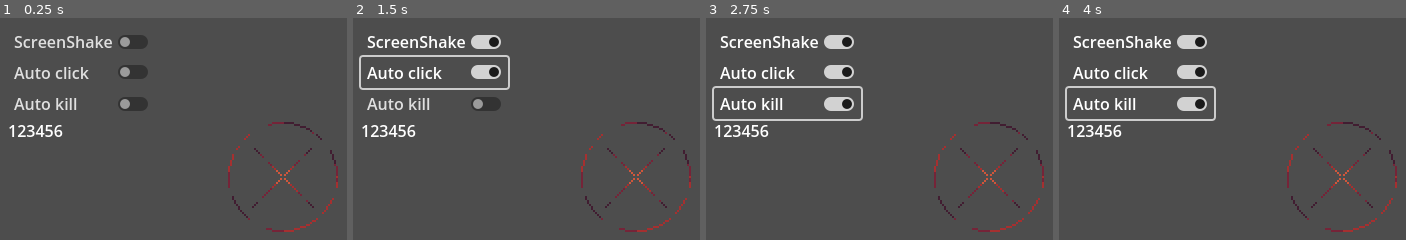
Above: before the commit, frames 1-4 (left to right).
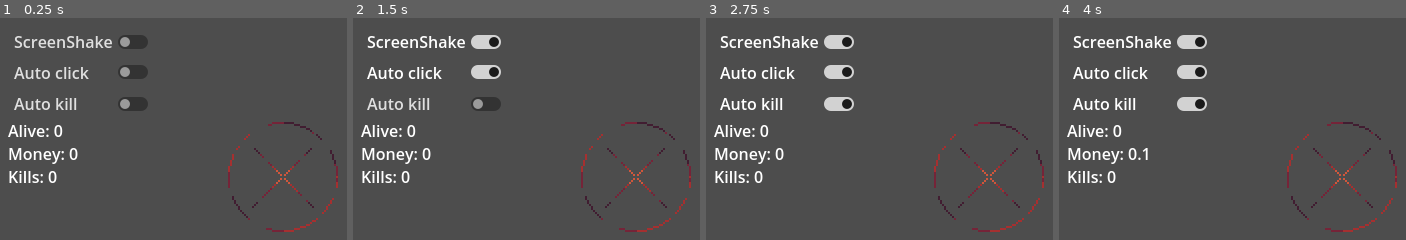
Above: after the commit, the same moments.

Repository: Jin9310/LudumDare55
Game: Godot game, scene res://NewGame/new_game.tscn
Two runs of this game, one before a commit and one after it. Both use one fixed random seed, a clock stepped at 60 frames per second and the inputs below.
Inputs (mouse positions are in pixels of both pictures, inside the frame that each line leads up to):
- Up to frame 1 (0.25 s): no input
- Up to frame 2 (1.5 s): click "ScreenShake" at 0.5 s; click "Auto click" at 1.25 s
- Up to frame 3 (2.75 s): click "Auto kill" at 2 s
- Up to frame 4 (4 s): tap Enter (ui_accept) at 2.75, 3.5 s; drag from (1343, 175) to (1399, 104) at 2.77 s; drag from (1229, 191) to (1343, 175) at 3.52 s

The runs differ from the first frame. In frame 1, 1.4% of the frame differs, in the area x 2-23%, y 48-75%; in frame 2, 2.4%; in frame 3, 2.4%; in frame 4, 2.4%, in the area x 1-46%, y 30-75%.

Commit message:
more preps for upgrade system and UI handling

Diff:
--- a/GameScene/ui.tscn
+++ /dev/null
@@ -1,37 +0,0 @@
-[gd_scene load_steps=2 format=3 uid="uid://jhew6nxpoj08"]
-
-[sub_resource type="LabelSettings" id="LabelSettings_slldo"]
-font_color = Color(0, 0, 0, 1)
-
-[node name="UI" type="Control"]
-layout_mode = 3
-anchors_preset = 15
-anchor_right = 1.0
-anchor_bottom = 1.0
-grow_horizontal = 2
-grow_vertical = 2
-
-[node name="Label" type="Label" parent="."]
-layout_mode = 1
-anchors_preset = 8
-anchor_left = 0.5
-anchor_top = 0.5
-anchor_right = 0.5
-anchor_bottom = 0.5
-offset_left = -20.0
-offset_top = -11.5
-offset_right = 20.0
-offset_bottom = 11.5
-grow_horizontal = 2
-grow_vertical = 2
-text = "Prepare for fight"
-label_settings = SubResource("LabelSettings_slldo")
-
-[node name="ColorRect" type="ColorRect" parent="."]
-z_index = -1
-layout_mode = 1
-anchors_preset = 15
-anchor_right = 1.0
-anchor_bottom = 1.0
-grow_horizontal = 2
-grow_vertical = 2
--- /dev/null
+++ b/HUD/hud.gd
@@ -0,0 +1,27 @@
+extends CanvasLayer
+
+@onready var gm: Node = get_node("/root/GameManager")
+
+##HUD to hold the prices??
+var auto_click_price: float = 20.0
+var auto_kill_price: float = 30.0
+
+
+func _process(delta):
+	%alive.text = "Alive: " + str(gm.current_minion_count)
+	%deaths.text = "Kills: " + str(gm.kills)
+	%money.text = "Money: " + str(gm.usable_money)
+
+func _on_screen_shake_pressed():
+	gm.screen_shake = !gm.screen_shake
+
+
+func _on_auto_click_pressed():
+	if gm.usable_money >= auto_click_price:
+		gm.auto_click = !gm.auto_click
+		gm.usable_money -= auto_click_price
+
+func _on_auto_kill_pressed():
+	if gm.usable_money >= auto_kill_price:
+		gm.auto_kill_acolytes = !gm.auto_kill_acolytes
+		gm.usable_money -= auto_kill_price
--- a/HUD/hud.tscn
+++ b/HUD/hud.tscn
@@ -1,6 +1,15 @@
-[gd_scene format=3 uid="uid://cbocvie8xbvkp"]
+[gd_scene load_steps=5 format=3 uid="uid://cbocvie8xbvkp"]
+
+[ext_resource type="Script" path="res://HUD/hud.gd" id="1_q15ox"]
+
+[sub_resource type="StyleBoxEmpty" id="StyleBoxEmpty_8rf5e"]
+
+[sub_resource type="StyleBoxEmpty" id="StyleBoxEmpty_gggxn"]
+
+[sub_resource type="StyleBoxEmpty" id="StyleBoxEmpty_4gbqn"]
 
 [node name="HUD" type="CanvasLayer"]
+script = ExtResource("1_q15ox")
 
 [node name="MarginContainer" type="MarginContainer" parent="."]
 anchors_preset = 15
@@ -18,19 +27,39 @@
 size_flags_horizontal = 0
 theme_override_constants/separation = 0
 
-[node name="CheckButton" type="CheckButton" parent="MarginContainer/VBoxContainer"]
+[node name="screen_shake" type="CheckButton" parent="MarginContainer/VBoxContainer"]
 layout_mode = 2
+theme_override_styles/focus = SubResource("StyleBoxEmpty_8rf5e")
 text = "ScreenShake"
 
-[node name="CheckButton2" type="CheckButton" parent="MarginContainer/VBoxContainer"]
+[node name="auto_click" type="CheckButton" parent="MarginContainer/VBoxContainer"]
 layout_mode = 2
+theme_override_styles/focus = SubResource("StyleBoxEmpty_gggxn")
 text = "Auto click"
 
-[node name="CheckButton3" type="CheckButton" parent="MarginContainer/VBoxContainer"]
+[node name="auto_kill" type="CheckButton" parent="MarginContainer/VBoxContainer"]
 layout_mode = 2
+theme_override_styles/focus = SubResource("StyleBoxEmpty_4gbqn")
 text = "Auto kill"
 
-[node name="RichTextLabel" type="RichTextLabel" parent="MarginContainer/VBoxContainer"]
+[node name="alive" type="RichTextLabel" parent="MarginContainer/VBoxContainer"]
+unique_name_in_owner = true
 layout_mode = 2
 text = "123456"
 fit_content = true
+
+[node name="money" type="RichTextLabel" parent="MarginContainer/VBoxContainer"]
+unique_name_in_owner = true
+layout_mode = 2
+text = "123456"
+fit_content = true
+
+[node name="deaths" type="RichTextLabel" parent="MarginContainer/VBoxContainer"]
+unique_name_in_owner = true
+layout_mode = 2
+text = "123456"
+fit_content = true
+
+[connection signal="pressed" from="MarginContainer/VBoxContainer/screen_shake" to="." method="_on_screen_shake_pressed"]
+[connection signal="pressed" from="MarginContainer/VBoxContainer/auto_click" to="." method="_on_auto_click_pressed"]
+[connection signal="pressed" from="MarginContainer/VBoxContainer/auto_kill" to="." method="_on_auto_kill_pressed"]
--- a/NewGame/acolyte.gd
+++ b/NewGame/acolyte.gd
@@ -85,10 +85,11 @@
 	if dead != true:
 		$AnimationPlayer.play("idle")
 		idle = true
-	else:
+	else:# here should be everything that happens after minion is dead
 		#delete acolyte if death animation is done
 		GameManager.kills += 1
 		GameManager.current_minion_count -= 1
+		GameManager.usable_money += 1 * GameManager.kill_money_multiplicator
 		queue_free()
 
 func _on_input_event(viewport, event, shape_idx):
--- a/NewGame/acolyte.tscn
+++ b/NewGame/acolyte.tscn
@@ -5,8 +5,8 @@
 [ext_resource type="Script" path="res://NewGame/acolyte.gd" id="2_qjnyj"]
 
 [sub_resource type="CapsuleShape2D" id="CapsuleShape2D_n5b5f"]
-radius = 3.0
-height = 8.0
+radius = 4.0
+height = 10.0
 
 [sub_resource type="Animation" id="Animation_wu2ls"]
 length = 0.001
--- a/Scenes/spawning_area.gd
+++ b/Scenes/spawning_area.gd
@@ -16,27 +16,34 @@
 	click_timer = GameManager.click_timer_base
 
 func _physics_process(delta):
-	if GameManager.auto_click:
+	#auto clicking
+	if GameManager.auto_click && GameManager.current_minion_count < 100:
 		click_timer -= delta
 		if click_timer <= 0:
-			if GameManager.screen_shake:
+			if GameManager.screen_shake: #do a screenshake even after automatick click
 				cam_shake()
 			emit_signal("spawn_basic_minion")
 			click_anim()
+			#earn money
+			GameManager.usable_money += 1 * GameManager.click_money_multiplicator
+			#base timer can be updated so the auto clicks are faster
 			click_timer = GameManager.click_timer_base
 
 func click_anim():
 	animPlayer.play("click")
 
 func _on_input_event(viewport, event, shape_idx):
-	if Input.is_action_just_pressed("mouse_click"):
+	if Input.is_action_just_pressed("mouse_click"): #manual clicking
+		#earn money even if nothing is spawned?
+		GameManager.usable_money += 1 * GameManager.click_money_multiplicator
+		##
 		if GameManager.screen_shake: #screen shake enabler > prepared for UI where I want users to choose if screenshake is allowed or not
 			cam_shake() #camera shake
 		click_anim() #play click animation
 		#play click sound
 		number_of_all_clicks += 1 # count all the clicks done
 		number_of_clicks -= 1
-		if number_of_clicks <= 0: #spawn a minion
+		if number_of_clicks <= 0 && GameManager.current_minion_count < 100: #spawn a minion and make sure thehe is no more than 100 active acolytes at the moment
 			emit_signal("spawn_basic_minion")
 			number_of_clicks = clicks_to_spawn
 
--- a/UI/menu_ui.gd
+++ /dev/null
@@ -1,15 +0,0 @@
-extends Control
-
-func _process(delta):
-	%minion_count.text = str(GameManager.current_minion_count)
-
-func _on_auto_kill_toggled(toggled_on):
-	GameManager.auto_kill_acolytes = !GameManager.auto_kill_acolytes
-
-
-func _on_screen_shake_toggled(toggled_on):
-	GameManager.screen_shake = !GameManager.screen_shake
-
-
-func _on_auto_kill_2_toggled(toggled_on):
-	GameManager.auto_click = !GameManager.auto_click
--- a/UI/menu_ui.tscn
+++ /dev/null
@@ -1,66 +0,0 @@
-[gd_scene load_steps=3 format=3 uid="uid://b3eb5scvihtsg"]
-
-[ext_resource type="Script" path="res://UI/menu_ui.gd" id="1_854ld"]
-
-[sub_resource type="StyleBoxEmpty" id="StyleBoxEmpty_t1aye"]
-
-[node name="menu_ui" type="Control"]
-layout_mode = 3
-anchors_preset = 15
-anchor_right = 1.0
-anchor_bottom = 1.0
-grow_horizontal = 2
-grow_vertical = 2
-script = ExtResource("1_854ld")
-
-[node name="MenuBG" type="ColorRect" parent="."]
-visible = false
-layout_mode = 1
-anchors_preset = 15
-anchor_right = 1.0
-anchor_bottom = 1.0
-grow_horizontal = 2
-grow_vertical = 2
-color = Color(0.215686, 0.215686, 0.215686, 1)
-
-[node name="Menu" type="NinePatchRect" parent="."]
-layout_mode = 1
-anchors_preset = 2
-anchor_top = 1.0
-anchor_bottom = 1.0
-grow_vertical = 0
-metadata/_edit_use_anchors_ = true
-
-[node name="VBoxContainer" type="VBoxContainer" parent="Menu"]
-layout_mode = 1
-offset_top = -52.0
-offset_right = 127.0
-offset_bottom = 52.0
-grow_vertical = 2
-metadata/_edit_use_anchors_ = true
-
-[node name="screen_shake" type="CheckBox" parent="Menu/VBoxContainer"]
-unique_name_in_owner = true
-layout_mode = 2
-theme_override_styles/focus = SubResource("StyleBoxEmpty_t1aye")
-text = "ScreenShake"
-
-[node name="auto_kill" type="CheckBox" parent="Menu/VBoxContainer"]
-unique_name_in_owner = true
-layout_mode = 2
-theme_override_styles/focus = SubResource("StyleBoxEmpty_t1aye")
-text = "Auto Kill"
-
-[node name="auto_kill2" type="CheckBox" parent="Menu/VBoxContainer"]
-unique_name_in_owner = true
-layout_mode = 2
-theme_override_styles/focus = SubResource("StyleBoxEmpty_t1aye")
-text = "Auto click"
-
-[node name="minion_count" type="Label" parent="Menu/VBoxContainer"]
-unique_name_in_owner = true
-layout_mode = 2
-
-[connection signal="toggled" from="Menu/VBoxContainer/screen_shake" to="." method="_on_screen_shake_toggled"]
-[connection signal="toggled" from="Menu/VBoxContainer/auto_kill" to="." method="_on_auto_kill_toggled"]
-[connection signal="toggled" from="Menu/VBoxContainer/auto_kill2" to="." method="_on_auto_kill_2_toggled"]
--- a/game_manager.gd
+++ b/game_manager.gd
@@ -7,6 +7,12 @@
 @export var kills: int = 0
 @export var auto_kill_base_timer: float = 10
 
-@export var click_timer_base: float = 1
+@export var click_timer_base: float = 2
 
 @export var current_minion_count: int
+
+
+#MONEY
+@export var usable_money: float
+@export var kill_money_multiplicator: float = .1
+@export var click_money_multiplicator: float = .1
Binary file changed: Art/SourceFiles/summoning_circle.ase
